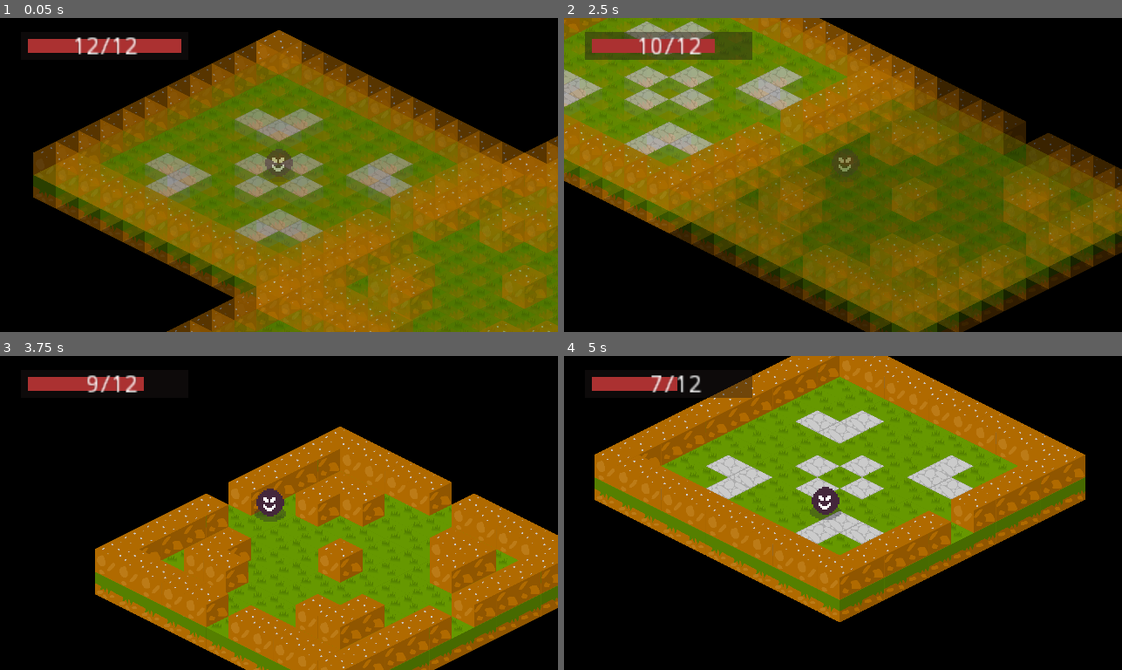
Above: before the commit, frames 1-4 (two rows, left to right).
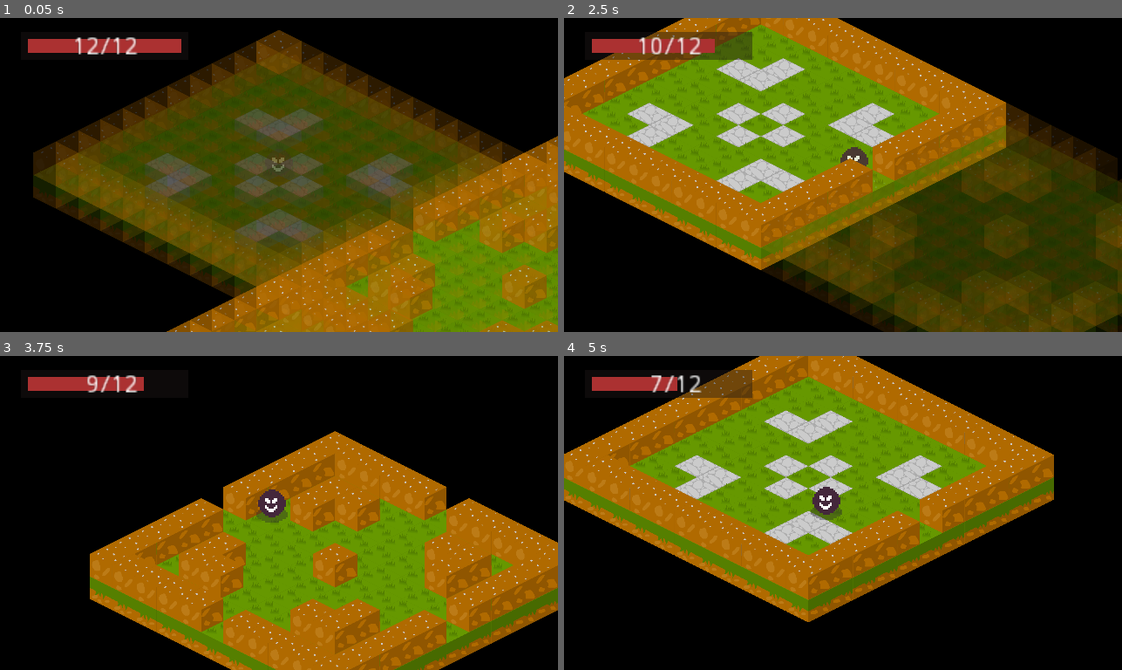
Above: after the commit, the same moments.

Repository: ColmeiaUDESC/gamejaaj6
Game: Godot game, scene res://Cenas/Jogo.tscn
Two runs of this game, one before a commit and one after it. Both use one fixed random seed, a clock stepped at 60 frames per second and the inputs below. This scene is started directly instead of the project's main scene.
Inputs:
- Up to frame 1 (0.05 s): no input
- Up to frame 2 (2.5 s): tap Enter at 0.5 s; hold Right (ui_right) 0.53-1.28 s; tap Space (ui_select) at 0.77, 1.52 s; hold Down (ui_down) 1.28-2.03 s; hold Right (ui_right) from 2.03 s (still down)
- Up to frame 3 (3.75 s): release Right (ui_right) at 2.78 s; hold Up (ui_up) 2.78-3.53 s; tap Space (ui_select) at 3.02 s; hold Left (ui_left) from 3.53 s (still down)
- Up to frame 4 (5 s): keep holding Left (ui_left); tap Space (ui_select) at 3.77, 4.52 s

The runs differ from the first frame. In frame 1, 43% of the frame differs, in the area x 5-100%, y 3-100%; in frame 2, 63%, in the area x 0-100%, y 0-100%; in frame 3, 13%; in frame 4, 31%.

Commit message:
Melhorar transicoes (#26)
* Melhorar transicoes de mudanca de sala

* Terminar transicao de salas

* Mudancas no delay de mudanca de sala

Diff:
--- a/Cenas/Jogo.gd
+++ b/Cenas/Jogo.gd
@@ -2,6 +2,10 @@
 
 var sala_atual: Node2D
 var jogador: KinematicBody2D
+var mudando_de_sala := false
+
+signal transicao_mudanca_de_sala_iniciada
+signal transicao_mudanca_de_sala_finalizada
 
 func _ready():
 	jogador = $Jogador
@@ -9,16 +13,31 @@
 
 
 func mudar_de_sala(nova_sala: Node2D, direcao_porta: Vector2 = Vector2.ZERO) -> void:
-	if not $DelayMudarSala.is_stopped():
+	if not $DelayMudarSala.is_stopped() or mudando_de_sala:
 		return
-	$DelayMudarSala.start()
+	mudando_de_sala = true
+
+	nova_sala.mostrar()
 
 	if sala_atual:
+		var velocidade_anterior: int = jogador.velocidade
+		var pos_final_cam: Vector2 = nova_sala.pegar_porta_na_direcao(direcao_porta).pegar_pos_teleporte_jogador(true)
+		jogador.velocidade = 0
 		sala_atual.ao_sair()
+		jogador.transicionar_camera(pos_final_cam)
+		jogador.player_animacao.play("sumir")
+		emit_signal("transicao_mudanca_de_sala_iniciada")
+		yield(jogador.tween_transicao, "tween_completed")
+		emit_signal("transicao_mudanca_de_sala_finalizada")
+		jogador.velocidade = velocidade_anterior
+		jogador.player_animacao.play("aparecer")
+		sala_atual.esconder()
 
 	nova_sala.inserir_jogador(jogador, direcao_porta)
 	nova_sala.ao_entrar()
 	sala_atual = nova_sala
+	mudando_de_sala = false
+	$DelayMudarSala.start()
 
 
 func _iniciar_jogo() -> void:
--- a/Cenas/Jogo.tscn
+++ b/Cenas/Jogo.tscn
@@ -7,6 +7,7 @@
 [ext_resource path="res://Cenas/Salas/Nivel0/SalaNormalNivel0.tscn" type="PackedScene" id=5]
 [ext_resource path="res://Cenas/Salas/Nivel0/SalaComParedeNivel0.tscn" type="PackedScene" id=6]
 [ext_resource path="res://Cenas/Salas/Nivel0/SalaInicialNivel0.tscn" type="PackedScene" id=7]
+[ext_resource path="res://Cenas/Salas/Nivel0/SalaInimigosNivel0.tscn" type="PackedScene" id=8]
 
 [node name="Jogo" type="Node2D"]
 script = ExtResource( 3 )
@@ -14,7 +15,7 @@
 [node name="GeradorDeMapas" parent="." instance=ExtResource( 1 )]
 cena_sala_inicial = ExtResource( 7 )
 cena_salas_do_boss = [ ExtResource( 4 ) ]
-cenas_salas = [ ExtResource( 5 ), ExtResource( 6 ) ]
+cenas_salas = [ ExtResource( 5 ), ExtResource( 6 ), ExtResource( 8 ) ]
 
 [node name="Jogador" parent="." instance=ExtResource( 2 )]
 scale = Vector2( 5, 5 )
@@ -23,7 +24,7 @@
 zoom = Vector2( 5, 5 )
 
 [node name="DelayMudarSala" type="Timer" parent="."]
-wait_time = 0.5
+wait_time = 0.1
 one_shot = true
 
 [editable path="Jogador"]
--- a/Cenas/Salas/Sala.gd
+++ b/Cenas/Salas/Sala.gd
@@ -1,7 +1,6 @@
 extends Node2D
 
 const TAMANHO_SALA := Vector2(11,11)
-const DESLOCAMENTO_JOGADOR_AO_ENTRAR := 128
 
 var posicao_na_matriz = Vector2.ZERO
 var dir_salas_vizinhas: Array = []
@@ -31,13 +30,12 @@
 	if spawn_inimigos.size() == 0:
 		_completo = true
 
-	call_deferred("_esconder")
+	call_deferred("esconder")
 	call_deferred("_abrir_portas")
 #	print(get_path(), ":ready pronto")
 
 
 func ao_entrar() -> void:
-	_mostrar()
 	if not _completo:
 		_fechar_portas()
 		_spawnar_inimigos()
@@ -47,8 +45,6 @@
 
 
 func ao_sair() -> void:
-	_esconder()
-	_abrir_portas()
 	_resetar_inimigos()
 	emit_signal("saiu")
 #	print(get_path(), ":saiu")
@@ -68,9 +64,8 @@
 	if jogador.get_parent():
 		jogador.get_parent().remove_child(jogador)
 
-	var pos_porta := pegar_pos_porta_na_direcao(direcao_porta)
-	var dir_porta_centro := pos_porta.direction_to(Vector2.ZERO)
-	jogador.position = pos_porta + dir_porta_centro * DESLOCAMENTO_JOGADOR_AO_ENTRAR
+	var porta = pegar_porta_na_direcao(direcao_porta)
+	jogador.position = porta.pegar_pos_teleporte_jogador() if porta else Vector2.ZERO
 
 	$Componentes/Jogador.call_deferred("add_child", jogador)
 
@@ -82,12 +77,12 @@
 	return salas_vizinhas
 
 
-func pegar_pos_porta_na_direcao(dir: Vector2) -> Vector2:
+func pegar_porta_na_direcao(dir: Vector2) -> StaticBody2D:
 	for porta in portas:
 		if porta.direcao == dir:
-			return porta.position
+			return porta
 
-	return position
+	return null
 
 
 func _abrir_portas() -> void:
@@ -100,11 +95,11 @@
 		porta.fechar()
 
 
-func _mostrar() -> void:
+func mostrar() -> void:
 	$Animacoes.play("aparecendo")
 
 
-func _esconder() -> void:
+func esconder() -> void:
 	$Animacoes.play("sumindo")
 
 
--- a/Cenas/Salas/SalaBase.tscn
+++ b/Cenas/Salas/SalaBase.tscn
@@ -5,7 +5,7 @@
 
 [sub_resource type="Animation" id=1]
 resource_name = "aparecendo"
-length = 0.1
+length = 0.2
 tracks/0/type = "value"
 tracks/0/path = NodePath(".:modulate")
 tracks/0/interp = 1
@@ -13,7 +13,7 @@
 tracks/0/imported = false
 tracks/0/enabled = true
 tracks/0/keys = {
-"times": PoolRealArray( 0, 0.1 ),
+"times": PoolRealArray( 0, 0.2 ),
 "transitions": PoolRealArray( 1, 1 ),
 "update": 0,
 "values": [ Color( 1, 1, 1, 0 ), Color( 1, 1, 1, 1 ) ]
@@ -33,7 +33,7 @@
 
 [sub_resource type="Animation" id=2]
 resource_name = "sumindo"
-length = 0.1
+length = 0.2
 tracks/0/type = "value"
 tracks/0/path = NodePath(".:modulate")
 tracks/0/interp = 1
@@ -41,7 +41,7 @@
 tracks/0/imported = false
 tracks/0/enabled = true
 tracks/0/keys = {
-"times": PoolRealArray( 0, 0.1 ),
+"times": PoolRealArray( 0, 0.2 ),
 "transitions": PoolRealArray( 1, 1 ),
 "update": 0,
 "values": [ Color( 1, 1, 1, 1 ), Color( 1, 1, 1, 0 ) ]
@@ -53,7 +53,7 @@
 tracks/1/imported = false
 tracks/1/enabled = true
 tracks/1/keys = {
-"times": PoolRealArray( 0, 0.1 ),
+"times": PoolRealArray( 0, 0.2 ),
 "transitions": PoolRealArray( 1, 1 ),
 "update": 1,
 "values": [ true, false ]
--- a/Cenas/Teste.tscn
+++ b/Cenas/Teste.tscn
@@ -15,7 +15,7 @@
 
 [node name="Jogador" parent="Sala" instance=ExtResource( 1 )]
 position = Vector2( -63.2627, 0.754623 )
-velocidade = 60
+velocidade = 60.0
 
 [node name="Paredes" type="StaticBody2D" parent="."]
 
--- a/Conteudos/ObjetosDeCenario/Paredes/Porta.gd
+++ b/Conteudos/ObjetosDeCenario/Paredes/Porta.gd
@@ -1,4 +1,6 @@
 extends Area2D
+
+const DESLOCAMENTO_JOGADOR_AO_ENTRAR := 128
 
 export(Vector2) var direcao: Vector2
 onready var animador_porta: AnimationPlayer = $Porta/AnimationPlayer
@@ -12,7 +14,6 @@
 
 func _ready():
 	_definir_direcao_padrao()
-	call_deferred("_animar_porta_fechando")
 
 
 func converter_para_parede() -> void:
@@ -28,7 +29,7 @@
 
 
 func fechar() -> void:
-#	print(get_path(),":fechando")
+	print(get_path(),":fechando")
 	$CollisionShape2D.set_deferred("disabled", true)
 	_animar_porta_fechando()
 
@@ -41,6 +42,12 @@
 	animador_porta.play("fechar")
 
 
+func pegar_pos_teleporte_jogador(e_global: bool = false) -> Vector2:
+	var pos_porta: Vector2 = global_position if e_global else position
+	var dir_porta_centro: Vector2 = position.direction_to(Vector2.ZERO)
+	return pos_porta + dir_porta_centro * DESLOCAMENTO_JOGADOR_AO_ENTRAR
+
+
 func _definir_direcao_padrao() -> void:
 	if not direcao == Vector2.ZERO:
 		return
--- a/Instanciaveis/Jogador.tscn
+++ b/Instanciaveis/Jogador.tscn
@@ -1,8 +1,40 @@
-[gd_scene load_steps=4 format=2]
+[gd_scene load_steps=6 format=2]
 
 [ext_resource path="res://Instanciaveis/Scripts/Jogador.gd" type="Script" id=1]
 [ext_resource path="res://Conteudos/Counteudo-Teste/personagem-teste.png" type="Texture" id=2]
 [ext_resource path="res://UI/HP.tscn" type="PackedScene" id=3]
+
+[sub_resource type="Animation" id=1]
+resource_name = "aparecer"
+length = 0.25
+tracks/0/type = "value"
+tracks/0/path = NodePath(".:modulate")
+tracks/0/interp = 1
+tracks/0/loop_wrap = true
+tracks/0/imported = false
+tracks/0/enabled = true
+tracks/0/keys = {
+"times": PoolRealArray( 0, 0.2 ),
+"transitions": PoolRealArray( 1, 1 ),
+"update": 0,
+"values": [ Color( 1, 1, 1, 0 ), Color( 1, 1, 1, 1 ) ]
+}
+
+[sub_resource type="Animation" id=2]
+resource_name = "sumir"
+length = 0.25
+tracks/0/type = "value"
+tracks/0/path = NodePath(".:modulate")
+tracks/0/interp = 1
+tracks/0/loop_wrap = true
+tracks/0/imported = false
+tracks/0/enabled = true
+tracks/0/keys = {
+"times": PoolRealArray( 0, 0.2 ),
+"transitions": PoolRealArray( 1, 1 ),
+"update": 0,
+"values": [ Color( 1, 1, 1, 1 ), Color( 1, 1, 1, 0 ) ]
+}
 
 [node name="Jogador" type="KinematicBody2D" groups=[
 "jogador",
@@ -36,5 +68,11 @@
 [node name="Intangibilidade" type="Timer" parent="."]
 one_shot = true
 
+[node name="TweenCamera" type="Tween" parent="."]
+
+[node name="AnimationPlayer" type="AnimationPlayer" parent="."]
+anims/aparecer = SubResource( 1 )
+anims/sumir = SubResource( 2 )
+
 [connection signal="timeout" from="Regen_HP" to="." method="_on_Regen_HP_timeout"]
 [connection signal="timeout" from="Intangibilidade" to="." method="_on_Intangibilidade_timeout"]
--- a/Instanciaveis/Scripts/Jogador.gd
+++ b/Instanciaveis/Scripts/Jogador.gd
@@ -1,11 +1,13 @@
 extends KinematicBody2D
 
-export var velocidade = 250
+export var velocidade := 250.0
 var movimento = Vector2()
 var vida_max = 12.0
 var vida_atual = 12.0
 var regeneracao = 0.5
 var depois_do_ataque = false
+onready var tween_transicao := $TweenCamera
+onready var player_animacao := $AnimationPlayer
 
 func _process(_delta):
 	# Everything works like you're used to in a top-down game
@@ -31,7 +33,6 @@
 		vida_atual -= 1
 
 
-
 func inflinge_dano(dano):
 	if !depois_do_ataque:
 			vida_atual -= dano
@@ -50,5 +51,13 @@
 	depois_do_ataque = true
 	$Intangibilidade.start()
 
+
 func _on_Intangibilidade_timeout():
 	depois_do_ataque = false
+
+
+func transicionar_camera(nova_pos_global: Vector2) -> void:
+	tween_transicao.interpolate_property($Camera2D, "global_position", global_position, nova_pos_global, 0.25)
+	tween_transicao.start()
+	yield(tween_transicao, "tween_completed")
+	$Camera2D.position = Vector2.ZERO
Not shown: 1 places in Cenas/Jogo.tscn that only renumber resources
